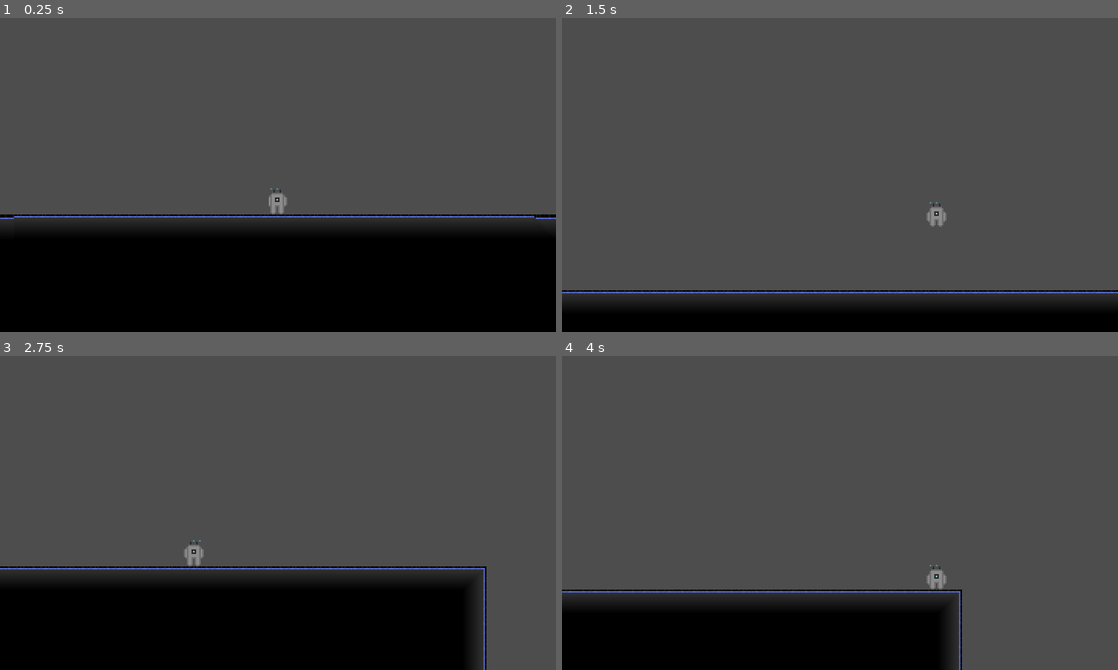
Above: before the commit, frames 1-4 (two rows, left to right).
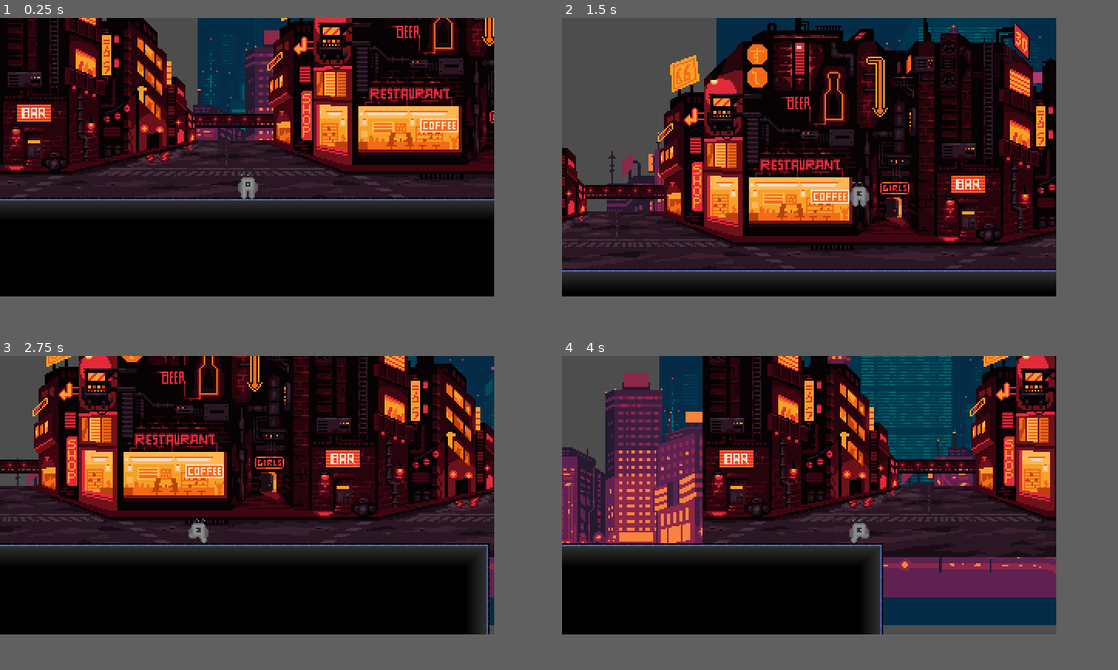
Above: after the commit, the same moments.

Repository: vavakado/cybergalic
Game: Godot game, scene res://main_scene/game.tscn
Same seed, same stepped clock (60 frames per second), same inputs: the game is played once before the commit and once after it.
Inputs:
- Up to frame 1 (0.25 s): no input
- Up to frame 2 (1.5 s): tap Enter at 0.5 s; hold Right (ui_right) from 0.53 s (still down); tap Up (ui_up) at 0.77 s
- Up to frame 3 (2.75 s): tap Up (ui_up) at 1.52 s; release Right (ui_right) at 2.03 s; hold Left (ui_left) from 2.03 s (still down)
- Up to frame 4 (4 s): release Left (ui_left) at 2.78 s; hold Right (ui_right) from 2.78 s (still down); tap Up (ui_up) at 3.02, 3.77 s
In our replay, the window is 720x406 before the commit and 640x360 after it. These sizes can differ from the game's own. Grey fills any space a smaller window leaves; there, only what the larger window draws over its background counts as a difference.

The runs differ from the first frame. In frame 1, 65% of the frame differs, in the area x 0-100%, y 0-68%; in frame 2, 79%, in the area x 0-100%, y 0-100%; in frame 3, 71%; in frame 4, 77%.

Commit message:
background parralax trying

Diff:
--- a/elements/Player/player.gd
+++ b/elements/Player/player.gd
@@ -25,5 +25,5 @@
 		animation.set_flip_h(false)
 	if direction == 0:
 		animation.play("idle")
-	if direction != 0:
+	elif direction :
 		animation.play("run")
--- a/elements/Player/player.tscn
+++ b/elements/Player/player.tscn
@@ -13,9 +13,8 @@
 [node name="AnimatedSprite2D" type="AnimatedSprite2D" parent="."]
 position = Vector2(0, 4)
 sprite_frames = ExtResource("2_v4y7p")
-animation = &"idle"
-frame_progress = 0.889689
+animation = &"run"
 
 [node name="CollisionShape2D" type="CollisionShape2D" parent="."]
-position = Vector2(0, 5)
+position = Vector2(0, 4)
 shape = SubResource("CapsuleShape2D_5fsav")
--- a/elements/Player/player_animation.tres
+++ b/elements/Player/player_animation.tres
@@ -1,6 +1,7 @@
-[gd_resource type="SpriteFrames" load_steps=6 format=3 uid="uid://7blg3lmbld7q"]
+[gd_resource type="SpriteFrames" load_steps=11 format=3 uid="uid://7blg3lmbld7q"]
 
 [ext_resource type="Texture2D" uid="uid://dj2j37jkhvemy" path="res://assets/character/idle.png" id="1_hr2fl"]
+[ext_resource type="Texture2D" uid="uid://dbdssurp44ecp" path="res://assets/character/run.png" id="2_y7sxa"]
 
 [sub_resource type="AtlasTexture" id="AtlasTexture_gmed2"]
 atlas = ExtResource("1_hr2fl")
@@ -16,6 +17,22 @@
 
 [sub_resource type="AtlasTexture" id="AtlasTexture_x7eti"]
 atlas = ExtResource("1_hr2fl")
+region = Rect2(51, 0, 17, 20)
+
+[sub_resource type="AtlasTexture" id="AtlasTexture_q0j11"]
+atlas = ExtResource("2_y7sxa")
+region = Rect2(0, 0, 17, 20)
+
+[sub_resource type="AtlasTexture" id="AtlasTexture_cu8qs"]
+atlas = ExtResource("2_y7sxa")
+region = Rect2(17, 0, 17, 20)
+
+[sub_resource type="AtlasTexture" id="AtlasTexture_weyos"]
+atlas = ExtResource("2_y7sxa")
+region = Rect2(34, 0, 17, 20)
+
+[sub_resource type="AtlasTexture" id="AtlasTexture_x8bi7"]
+atlas = ExtResource("2_y7sxa")
 region = Rect2(51, 0, 17, 20)
 
 [resource]
@@ -37,7 +54,19 @@
 "name": &"idle",
 "speed": 5.0
 }, {
-"frames": [],
+"frames": [{
+"duration": 1.0,
+"texture": SubResource("AtlasTexture_q0j11")
+}, {
+"duration": 1.0,
+"texture": SubResource("AtlasTexture_cu8qs")
+}, {
+"duration": 1.0,
+"texture": SubResource("AtlasTexture_weyos")
+}, {
+"duration": 1.0,
+"texture": SubResource("AtlasTexture_x8bi7")
+}],
 "loop": true,
 "name": &"run",
 "speed": 10.0
--- /dev/null
+++ b/main_scene/game.gd
@@ -0,0 +1,11 @@
+extends Node2D
+
+
+# Called when the node enters the scene tree for the first time.
+func _ready():
+	pass # Replace with function body.
+
+
+# Called every frame. 'delta' is the elapsed time since the previous frame.
+func _process(delta):
+	pass
--- a/main_scene/game.tscn
+++ b/main_scene/game.tscn
@@ -1,7 +1,11 @@
-[gd_scene load_steps=5 format=3 uid="uid://ctowx38i5vita"]
+[gd_scene load_steps=9 format=3 uid="uid://ctowx38i5vita"]
 
+[ext_resource type="Script" path="res://main_scene/game.gd" id="1_jfqr4"]
+[ext_resource type="Texture2D" uid="uid://c4mhwiwdngw0l" path="res://assets/background/far-buildings.png" id="1_vnejr"]
+[ext_resource type="Texture2D" uid="uid://csha1w2xlj58x" path="res://assets/background/back-buildings.png" id="2_e5qck"]
 [ext_resource type="PackedScene" uid="uid://d81i7qvehbwb" path="res://elements/Player/player.tscn" id="2_tby0y"]
 [ext_resource type="Texture2D" uid="uid://d0svd1sqv4v6v" path="res://assets/tileset/tileset.png" id="2_yto4t"]
+[ext_resource type="Texture2D" uid="uid://b0mr2rmef260r" path="res://assets/background/foreground.png" id="3_72koi"]
 
 [sub_resource type="TileSetAtlasSource" id="TileSetAtlasSource_6h6b3"]
 texture = ExtResource("2_yto4t")
@@ -47,6 +51,32 @@
 sources/0 = SubResource("TileSetAtlasSource_6h6b3")
 
 [node name="Game" type="Node2D"]
+script = ExtResource("1_jfqr4")
+
+[node name="ParallaxBackground" type="ParallaxBackground" parent="."]
+
+[node name="Far buildings" type="ParallaxLayer" parent="ParallaxBackground"]
+motion_scale = Vector2(0.25, 0.25)
+motion_mirroring = Vector2(256, 0)
+
+[node name="Sprite2D" type="Sprite2D" parent="ParallaxBackground/Far buildings"]
+position = Vector2(298, 108)
+texture = ExtResource("1_vnejr")
+
+[node name="back buildings" type="ParallaxLayer" parent="ParallaxBackground"]
+motion_scale = Vector2(0.5, 0.5)
+motion_mirroring = Vector2(256, 0)
+
+[node name="Sprite2D" type="Sprite2D" parent="ParallaxBackground/back buildings"]
+position = Vector2(297, 119)
+texture = ExtResource("2_e5qck")
+
+[node name="foreground" type="ParallaxLayer" parent="ParallaxBackground"]
+motion_mirroring = Vector2(352, 0)
+
+[node name="Sprite2D" type="Sprite2D" parent="ParallaxBackground/foreground"]
+position = Vector2(345, 153)
+texture = ExtResource("3_72koi")
 
 [node name="TileMap" type="TileMap" parent="."]
 position = Vector2(-2, 0)
@@ -58,6 +88,5 @@
 position = Vector2(329, 214)
 
 [node name="Camera2D" type="Camera2D" parent="Player"]
-position_smoothing_enabled = true
 drag_horizontal_enabled = true
 drag_vertical_enabled = true
--- a/project.godot
+++ b/project.godot
@@ -17,15 +17,17 @@
 
 [display]
 
-window/size/viewport_width=360
-window/size/viewport_height=203
+window/size/viewport_width=320
+window/size/viewport_height=180
 window/size/window_width_override=1280
 window/size/window_height_override=720
 window/stretch/mode="viewport"
-window/stretch/aspect="expand"
+window/stretch/aspect="keep_height"
 
 [rendering]
 
 textures/canvas_textures/default_texture_filter=3
 textures/decals/filter=2
 textures/light_projectors/filter=2
+2d/snap/snap_2d_transforms_to_pixel=true
+2d/snap/snap_2d_vertices_to_pixel=true
Binary file added: assets/background/back-buildings.png
Not shown, added: assets/background/back-buildings.png.import
Binary file added: assets/background/far-buildings.png
Not shown, added: assets/background/far-buildings.png.import
Binary file added: assets/background/foreground.png
Not shown, added: assets/background/foreground.png.import
Binary file changed: assets/character/idle.png
Binary file added: assets/character/run.png
Not shown, added: assets/character/run.png.import
